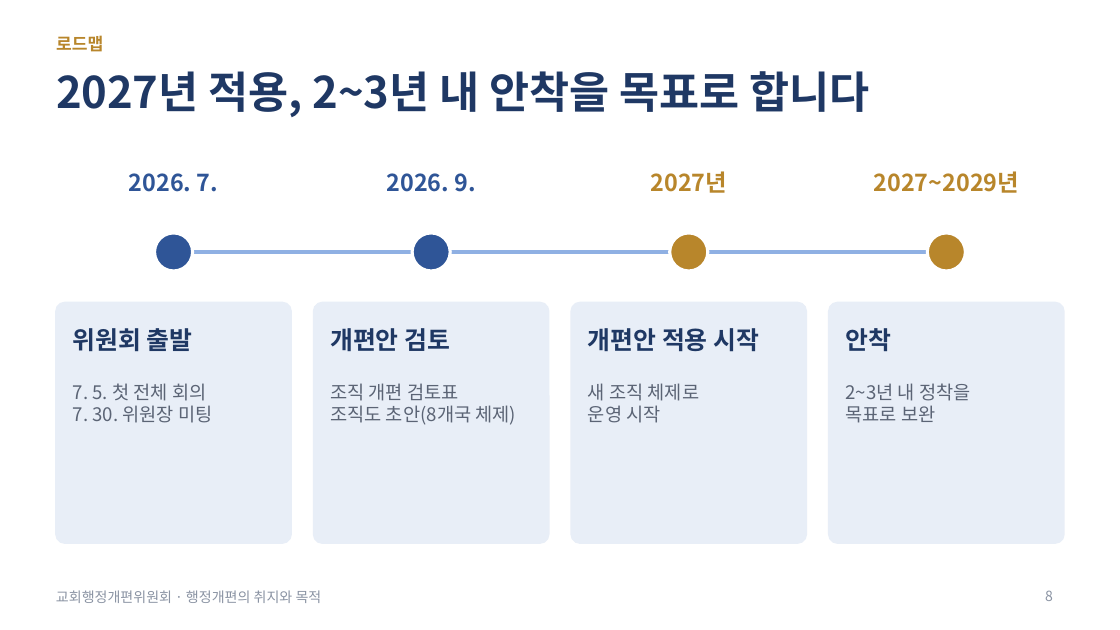
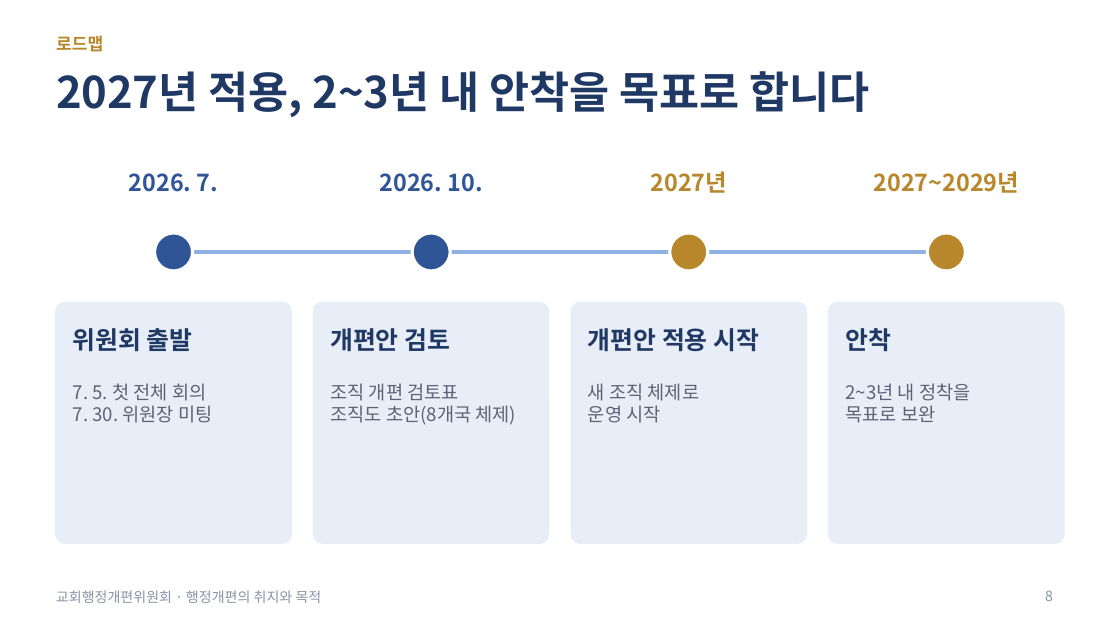
Before and after one commit to kgsdoing21-lab/-, a slide deck: slide 8 of 교회행정개편_취지와목적.pptx. Drawn at 1120x630 pixels with LibreOffice and Linux fonts; fonts in the diff are those of the drawing. Boxes give left, top, right and bottom in pixels: in the first picture for what was removed or moved away, otherwise in the second. Text is boxed around its words. In the diff, an @@ line names an element or a change of style, - is before the commit and + after.

```diff
--- a/교회행정개편_취지와목적.pptx
+++ b/교회행정개편_취지와목적.pptx
@@ text at (x1=380, y1=173, x2=483, y2=192): text changed @@
-2026. 9.
+2026. 10.
```
Also in this commit, not shown: 5 other slides changed, 2 slides added.
